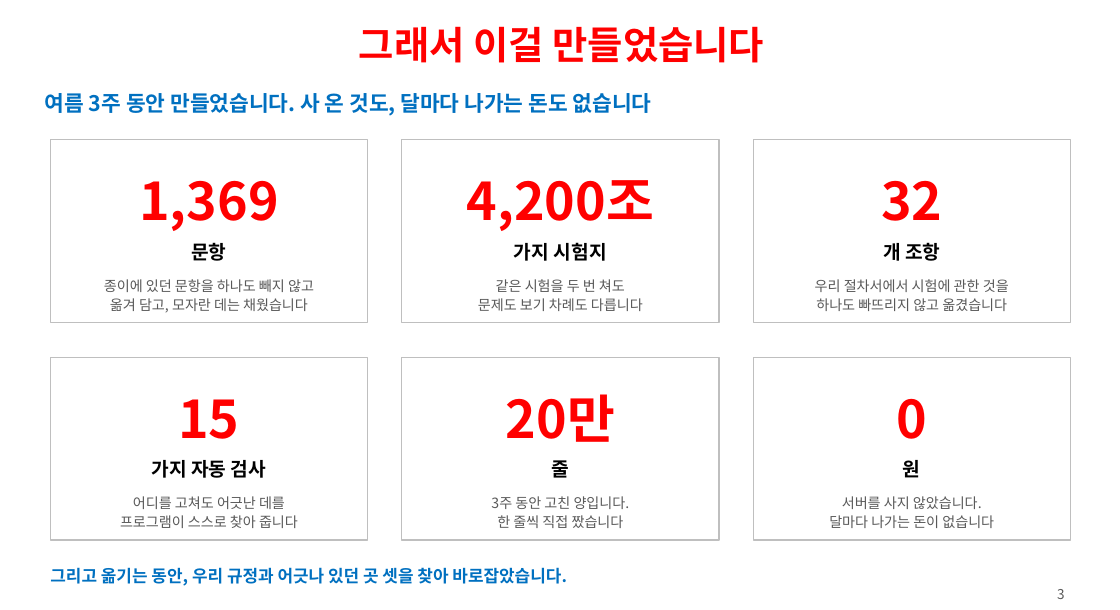
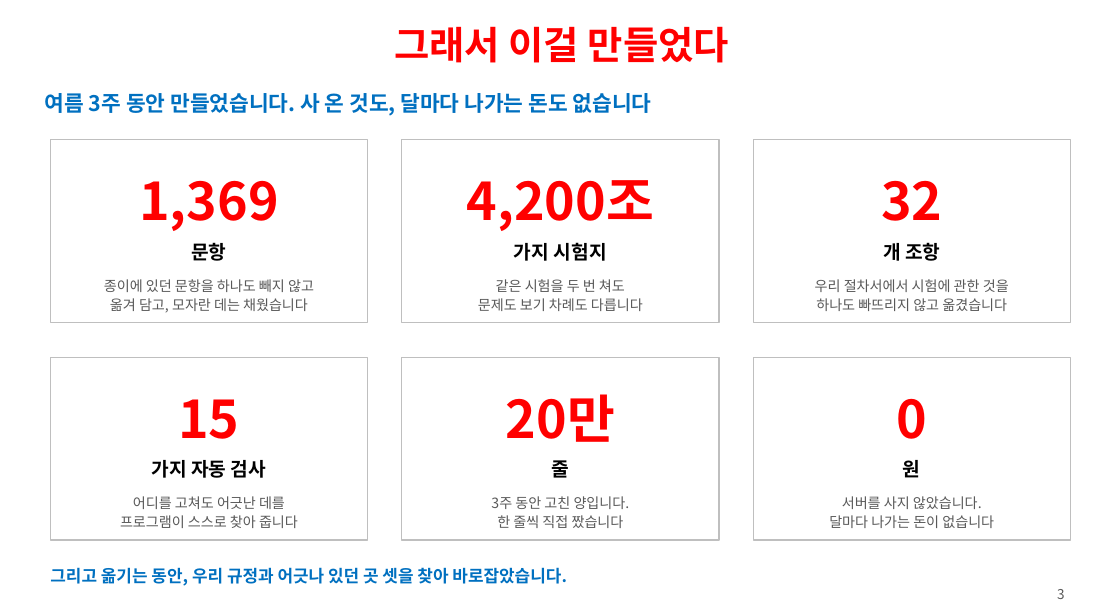
Before and after one commit to ys1277-sys/HIENDT-CBT, a slide deck: slide 3 of docs/발표자료-CBT-2026-08.pptx. Drawn at 1120x610 pixels with LibreOffice and Linux fonts; fonts in the diff are those of the drawing. Boxes give left, top, right and bottom in pixels: in the first picture for what was removed or moved away, otherwise in the second. Text is boxed around its words. In the diff, an @@ line names an element or a change of style, - is before the commit and + after.

```diff
--- a/docs/발표자료-CBT-2026-08.pptx
+++ b/docs/발표자료-CBT-2026-08.pptx
@@ text at (394, 26, 729, 63): text changed @@
-그래서 이걸 만들었습니다
+그래서 이걸 만들었다
```
Also in this commit, not shown: 11 other slides changed, 1 other file.
